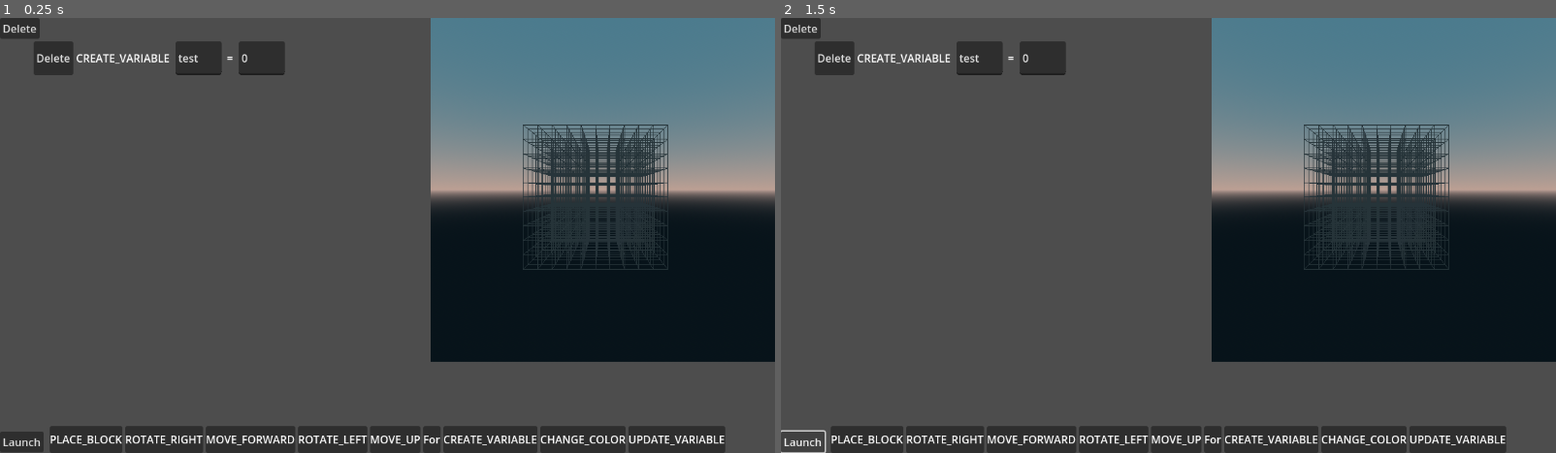
Above: before the commit, frames 1-2 (left to right).
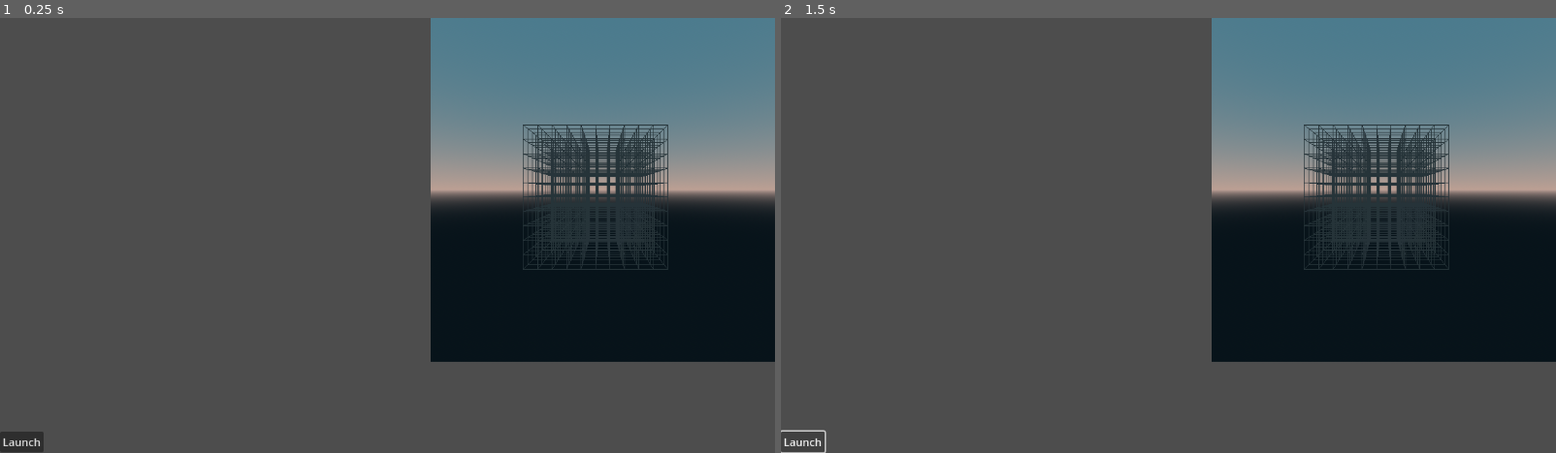
Above: after the commit, the same moments.

Repository: Crhonopost/Projet-jeu-serieux
Game: Godot game, scene res://scenes/level/current_level.tscn
Same seed, same stepped clock (60 frames per second), same inputs: the game is played once before the commit and once after it. This scene is started directly instead of the project's main scene.
Inputs:
- Up to frame 1 (0.25 s): no input
- Up to frame 2 (1.5 s): click "Launch" at 0.5 s; click "Launch" at 1.25 s

The runs differ from the first frame. In frame 1, 6.5% of the frame differs, in the area x 0-94%, y 0-100%; in frame 2, 6.5%.
Error after the commit: Parse Error: Could not find type "InstructionResource" in the current scope. (res://scripts/instruction_visual_builder.gd:8)

Commit message:
began rework instructions

Diff:
--- a/ebucilper/resources/scripting/definitions/flow_instruction_resource.gd
+++ /dev/null
@@ -1,3 +0,0 @@
-@abstract class_name FlowInstructionResource extends ListInstructionResource
-
-@export var condition: ConditionResource
--- a/ebucilper/resources/scripting/definitions/for_instruction_resource.gd
+++ /dev/null
@@ -1,4 +0,0 @@
-class_name ForInstructionResource extends FlowInstructionResource
-
-func getName() -> String:
-	return "For"
--- a/ebucilper/resources/scripting/definitions/instruction_resource.gd
+++ /dev/null
@@ -1,5 +0,0 @@
-@abstract class_name InstructionResource extends Resource
-
-
-func getName() -> String:
-	return "No name"
--- a/ebucilper/resources/scripting/definitions/list_instruction_resource.gd
+++ /dev/null
@@ -1,6 +0,0 @@
-class_name ListInstructionResource extends InstructionResource
-
-@export var childs: Array[InstructionResource]
-
-func getName() -> String:
-	return ""
--- a/ebucilper/resources/scripting/definitions/executions/create_instruction_resource.gd
+++ b/ebucilper/resources/scripting/definitions/logic/executions/create_logic_resource.gd
@@ -1,4 +1,4 @@
-class_name CreateInstructionResource extends ExecutionInstructionResource
+class_name CreateLogicResource extends ExecutionLogicResource
 
 @export var name := VariableExpressionResource.new()
 @export var value: int
--- a/ebucilper/resources/scripting/definitions/executions/execution_instruction_resource.gd
+++ b/ebucilper/resources/scripting/definitions/logic/executions/execution_logic_resource.gd
@@ -1,4 +1,4 @@
-class_name ExecutionInstructionResource extends InstructionResource
+class_name ExecutionLogicResource extends LogicResource
 
 const InstructionType = Instruction.InstructionType
 var INSTRUCTION_NAMES = {
--- a/ebucilper/resources/scripting/definitions/executions/update_instruction_resource.gd
+++ b/ebucilper/resources/scripting/definitions/logic/executions/update_logic_resource.gd
@@ -1,4 +1,4 @@
-class_name UpdateInstructionResource extends ExecutionInstructionResource
+class_name UpdateLogicResource extends ExecutionLogicResource
 
 @export var name := VariableExpressionResource.new()
 @export var expression: ExpressionResource = VariableExpressionResource.new()
--- /dev/null
+++ b/ebucilper/resources/scripting/definitions/logic/flows/flow_logic_resource.gd
@@ -0,0 +1,3 @@
+@abstract class_name FlowLogicResource extends ListLogicResource
+
+@export var condition: ConditionResource
--- /dev/null
+++ b/ebucilper/resources/scripting/definitions/logic/flows/for_instruction_resource.gd
@@ -0,0 +1,4 @@
+class_name WhileLogicResource extends FlowLogicResource
+
+func getName() -> String:
+	return "For"
--- /dev/null
+++ b/ebucilper/resources/scripting/definitions/logic/list_instruction_resource.gd
@@ -0,0 +1,6 @@
+class_name ListLogicResource extends LogicResource
+
+@export var childs: Array[LogicResource]
+
+func getName() -> String:
+	return ""
--- /dev/null
+++ b/ebucilper/resources/scripting/definitions/logic/logic_resource.gd
@@ -0,0 +1,5 @@
+@abstract class_name LogicResource extends Resource
+
+
+func getName() -> String:
+	return "No name"
--- a/ebucilper/scenes/UI/coding_space.tscn
+++ b/ebucilper/scenes/UI/coding_space.tscn
@@ -1,16 +1,16 @@
 [gd_scene load_steps=29 format=3 uid="uid://c2i2xc75qwiwp"]
 
 [ext_resource type="Script" uid="uid://b678kr1glpsrl" path="res://scenes/UI/coding_space.gd" id="1_25lkw"]
-[ext_resource type="Script" uid="uid://bulv0feibbce" path="res://scenes/coding/compiler.gd" id="2_bwyhw"]
-[ext_resource type="Script" uid="uid://bqe45dm5wyip4" path="res://resources/scripting/definitions/instruction_resource.gd" id="2_fn0c8"]
-[ext_resource type="Script" uid="uid://cyysoo4jhjpub" path="res://resources/scripting/definitions/executions/execution_instruction_resource.gd" id="3_a6itc"]
-[ext_resource type="Script" uid="uid://bbv23l8h2i6ka" path="res://resources/scripting/definitions/list_instruction_resource.gd" id="3_f75ky"]
-[ext_resource type="Script" uid="uid://cioni3f13iu1e" path="res://resources/scripting/definitions/for_instruction_resource.gd" id="3_r5p2t"]
-[ext_resource type="Script" uid="uid://cqurtj2o02nh" path="res://resources/scripting/definitions/operation/variable_expression_resource.gd" id="3_usmbw"]
-[ext_resource type="Script" uid="uid://bir504d7dlwrt" path="res://resources/scripting/definitions/condition_resource.gd" id="3_vjcr8"]
+[ext_resource type="Script" uid="uid://bulv0feibbce" path="res://scripts/compiler.gd" id="2_bwyhw"]
+[ext_resource type="Script" uid="uid://bqe45dm5wyip4" path="res://resources/scripting/definitions/logic/logic_resource.gd" id="2_fn0c8"]
+[ext_resource type="Script" uid="uid://cyysoo4jhjpub" path="res://resources/scripting/definitions/logic/executions/execution_logic_resource.gd" id="3_a6itc"]
+[ext_resource type="Script" uid="uid://bbv23l8h2i6ka" path="res://resources/scripting/definitions/logic/list_instruction_resource.gd" id="3_f75ky"]
+[ext_resource type="Script" uid="uid://cioni3f13iu1e" path="res://resources/scripting/definitions/logic/flows/for_instruction_resource.gd" id="3_r5p2t"]
+[ext_resource type="Script" uid="uid://cqurtj2o02nh" path="res://resources/scripting/definitions/logic/operation/variable_expression_resource.gd" id="3_usmbw"]
+[ext_resource type="Script" uid="uid://bir504d7dlwrt" path="res://resources/scripting/definitions/logic/condition_resource.gd" id="3_vjcr8"]
 [ext_resource type="Script" uid="uid://d1ynh7ys7iaab" path="res://scenes/UI/inventory.gd" id="7_a6itc"]
-[ext_resource type="Script" uid="uid://bptnkeoa30f03" path="res://resources/scripting/definitions/executions/create_instruction_resource.gd" id="9_f75ky"]
-[ext_resource type="Script" uid="uid://jhj821woppuc" path="res://resources/scripting/definitions/executions/update_instruction_resource.gd" id="11_jhjoh"]
+[ext_resource type="Script" uid="uid://bptnkeoa30f03" path="res://resources/scripting/definitions/logic/executions/create_logic_resource.gd" id="9_f75ky"]
+[ext_resource type="Script" uid="uid://jhj821woppuc" path="res://resources/scripting/definitions/logic/executions/update_logic_resource.gd" id="11_jhjoh"]
 
 [sub_resource type="Resource" id="Resource_iduvy"]
 script = ExtResource("3_usmbw")
--- a/ebucilper/scenes/UI/commands/condition.tscn
+++ b/ebucilper/scenes/UI/commands/condition.tscn
@@ -1,7 +1,7 @@
 [gd_scene load_steps=5 format=3 uid="uid://bnfb5aq78k3gx"]
 
 [ext_resource type="Script" uid="uid://bakb1u0vj3n4h" path="res://scenes/UI/commands/condition.gd" id="1_fq5ah"]
-[ext_resource type="Script" uid="uid://bir504d7dlwrt" path="res://resources/scripting/definitions/condition_resource.gd" id="2_208yj"]
+[ext_resource type="Script" uid="uid://bir504d7dlwrt" path="res://resources/scripting/definitions/logic/condition_resource.gd" id="2_208yj"]
 [ext_resource type="PackedScene" uid="uid://de8ex6hebdcaj" path="res://scenes/UI/commands/var_drop_slot.tscn" id="2_gp5if"]
 
 [sub_resource type="Resource" id="Resource_wfvhq"]
--- a/ebucilper/scenes/UI/visual.tscn
+++ /dev/null
@@ -1,3 +0,0 @@
-[gd_scene load_steps=0 format=3 uid="uid://x5ls6w4mme7r"]
-
-[node name="Visual" type="Node3D"]
--- a/ebucilper/scenes/coding/code.gd
+++ /dev/null
@@ -1,10 +0,0 @@
-extends Control
-
-var instructionItem : PackedScene = load("res://scenes/coding/instruction_item.tscn")
-
-func addInstruction():
-	var instance = instructionItem.instantiate()
-	$List.add_child(instance)
-
-func _ready() -> void:
-	$Add.pressed.connect(addInstruction)
--- a/ebucilper/scenes/coding/code.tscn
+++ /dev/null
@@ -1,31 +0,0 @@
-[gd_scene load_steps=2 format=3 uid="uid://bun0tltb2p82j"]
-
-[ext_resource type="Script" uid="uid://b4p40wr6nprut" path="res://scenes/coding/code.gd" id="1_ajvdm"]
-
-[node name="Code" type="Control"]
-layout_mode = 3
-anchors_preset = 15
-anchor_right = 1.0
-anchor_bottom = 1.0
-grow_horizontal = 2
-grow_vertical = 2
-script = ExtResource("1_ajvdm")
-
-[node name="List" type="VBoxContainer" parent="."]
-layout_mode = 1
-anchors_preset = 15
-anchor_right = 1.0
-anchor_bottom = 1.0
-grow_horizontal = 2
-grow_vertical = 2
-
-[node name="Add" type="Button" parent="."]
-layout_mode = 1
-anchors_preset = 12
-anchor_top = 1.0
-anchor_right = 1.0
-anchor_bottom = 1.0
-offset_top = -31.0
-grow_horizontal = 2
-grow_vertical = 0
-text = "Add instruction"
--- a/ebucilper/scenes/coding/instruction_item.gd
+++ /dev/null
@@ -1,17 +0,0 @@
-extends Control
-
-const InstructionType = Instruction.InstructionType
-
-signal instructionChanged(InstructionType)
-
-func _ready():
-	var popup = $InstructionType.get_popup()
-	popup.clear()  # Nettoyer s'il y avait des éléments avant
-
-	for name in InstructionType.keys():
-		popup.add_item(name)
-
-	popup.id_pressed.connect(onInstructionSelected)
-
-func onInstructionSelected(index):
-	emit_signal("instructionChanged", index)
--- a/ebucilper/scenes/coding/instruction_item.tscn
+++ /dev/null
@@ -1,22 +0,0 @@
-[gd_scene load_steps=2 format=3 uid="uid://cm8hti256b71r"]
-
-[ext_resource type="Script" uid="uid://iv6il4pe4wdv" path="res://scenes/coding/instruction_item.gd" id="1_kkl5x"]
-
-[node name="InstructionItem" type="Control"]
-layout_mode = 3
-anchors_preset = 15
-anchor_right = 1.0
-anchor_bottom = 1.0
-grow_horizontal = 2
-grow_vertical = 2
-script = ExtResource("1_kkl5x")
-
-[node name="InstructionType" type="MenuButton" parent="."]
-layout_mode = 1
-anchors_preset = 15
-anchor_right = 1.0
-anchor_bottom = 1.0
-grow_horizontal = 2
-grow_vertical = 2
-text = "Instruction type"
-flat = false
--- /dev/null
+++ b/ebucilper/scripts/instructions/argsInstructions/args_instruction.gd
@@ -0,0 +1,8 @@
+@abstract
+class_name ArgsInstruction extends Instruction
+
+
+enum ArgInstructionType {JUMP_IF, JUMP_IF_NOT, CREATE_VAR, UPDATE_VAR}
+
+func hasArg() -> bool:
+	return true
--- /dev/null
+++ b/ebucilper/scripts/instructions/argsInstructions/change_color_instruction.gd
@@ -0,0 +1,3 @@
+class_name ChangeColorInstruction extends ArgsInstruction
+
+var color: Global.ColorsEnum
--- /dev/null
+++ b/ebucilper/scripts/instructions/argsInstructions/jump_to_if.gd
@@ -0,0 +1,4 @@
+class_name JumpToIf extends JumpTo
+
+var condition
+var evaluateNot: bool
--- /dev/null
+++ b/ebucilper/scripts/instructions/argsInstructions/jump_to_instruction.gd
@@ -0,0 +1,3 @@
+class_name JumpTo extends ArgsInstruction
+
+var toIdx : int
--- a/ebucilper/scripts/instruction.gd
+++ b/ebucilper/scripts/instructions/instruction.gd
@@ -1,6 +1,5 @@
+@abstract
 class_name Instruction
-
-enum InstructionType {PLACE_BLOCK, MOVE_FORWARD, MOVE_UP, MOVE_DOWN, ROTATE_LEFT, ROTATE_RIGHT, CHANGE_COLOR, JUMP, JUMP_IF, JUMP_IF_NOT, CREATE_VAR, UPDATE_VAR}
 
 enum Comparators {SUPERIOR, INFERIOR, EQUAL}
 enum Operators {ADD, SUB, MULT, DIV, MOD}
@@ -20,6 +19,5 @@
 
 	return "????"
 
-
-var action: InstructionType
-var arguments: Dictionary
+@abstract
+func hasArg() -> bool
--- /dev/null
+++ b/ebucilper/scripts/instructions/no_args_instruction.gd
@@ -0,0 +1,7 @@
+class_name NoArgsInstruction extends Instruction
+
+enum NoArgInstructionType { PLACE_BLOCK, MOVE_FORWARD, MOVE_UP, MOVE_DOWN, ROTATE_LEFT, ROTATE_RIGHT }
+var action: NoArgInstructionType
+
+func hasArg() -> bool:
+	return false
Renamed: ebucilper/resources/scripting/definitions/condition_resource.gd -> ebucilper/resources/scripting/definitions/logic/condition_resource.gd
Renamed: ebucilper/resources/scripting/definitions/condition_resource.gd.uid -> ebucilper/resources/scripting/definitions/logic/condition_resource.gd.uid
Renamed: ebucilper/resources/scripting/definitions/executions/create_instruction_resource.gd.uid -> ebucilper/resources/scripting/definitions/logic/executions/create_logic_resource.gd.uid
Renamed: ebucilper/resources/scripting/definitions/executions/execution_instruction_resource.gd.uid -> ebucilper/resources/scripting/definitions/logic/executions/execution_logic_resource.gd.uid
Renamed: ebucilper/resources/scripting/definitions/executions/update_instruction_resource.gd.uid -> ebucilper/resources/scripting/definitions/logic/executions/update_logic_resource.gd.uid
Renamed: ebucilper/resources/scripting/definitions/flow_instruction_resource.gd.uid -> ebucilper/resources/scripting/definitions/logic/flows/flow_logic_resource.gd.uid
Renamed: ebucilper/resources/scripting/definitions/for_instruction_resource.gd.uid -> ebucilper/resources/scripting/definitions/logic/flows/for_instruction_resource.gd.uid
Renamed: ebucilper/resources/scripting/definitions/list_instruction_resource.gd.uid -> ebucilper/resources/scripting/definitions/logic/list_instruction_resource.gd.uid
Renamed: ebucilper/resources/scripting/definitions/instruction_resource.gd.uid -> ebucilper/resources/scripting/definitions/logic/logic_resource.gd.uid
Renamed: ebucilper/resources/scripting/definitions/operation/expression_resource.gd -> ebucilper/resources/scripting/definitions/logic/operation/expression_resource.gd
Renamed: ebucilper/resources/scripting/definitions/operation/expression_resource.gd.uid -> ebucilper/resources/scripting/definitions/logic/operation/expression_resource.gd.uid
Renamed: ebucilper/resources/scripting/definitions/operation/operation_resource.gd -> ebucilper/resources/scripting/definitions/logic/operation/operation_resource.gd
(and 13 more such lines)
